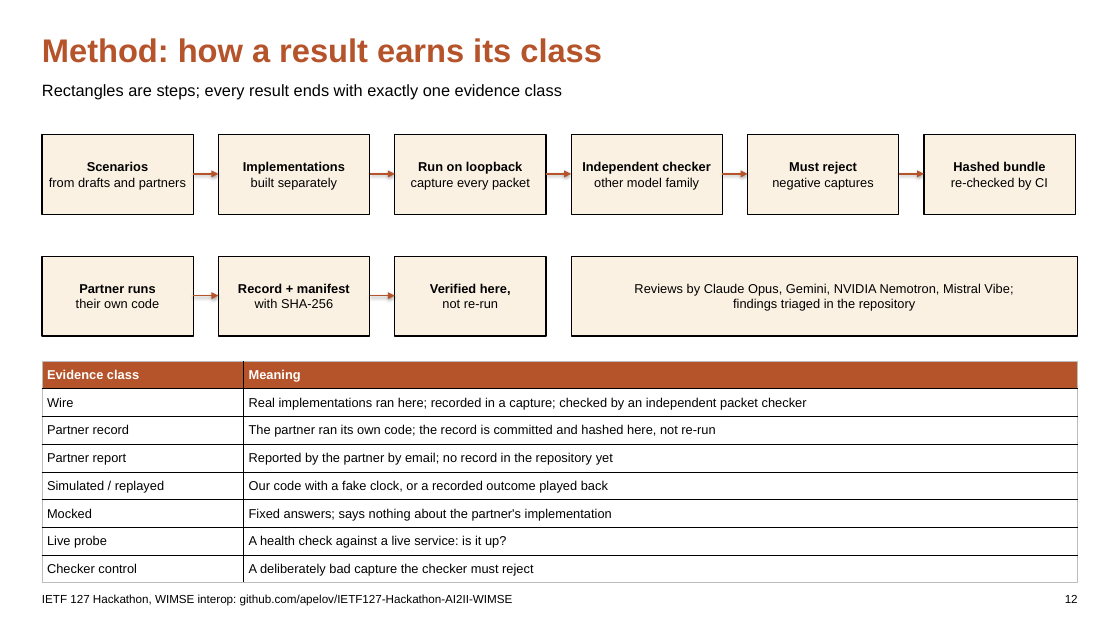
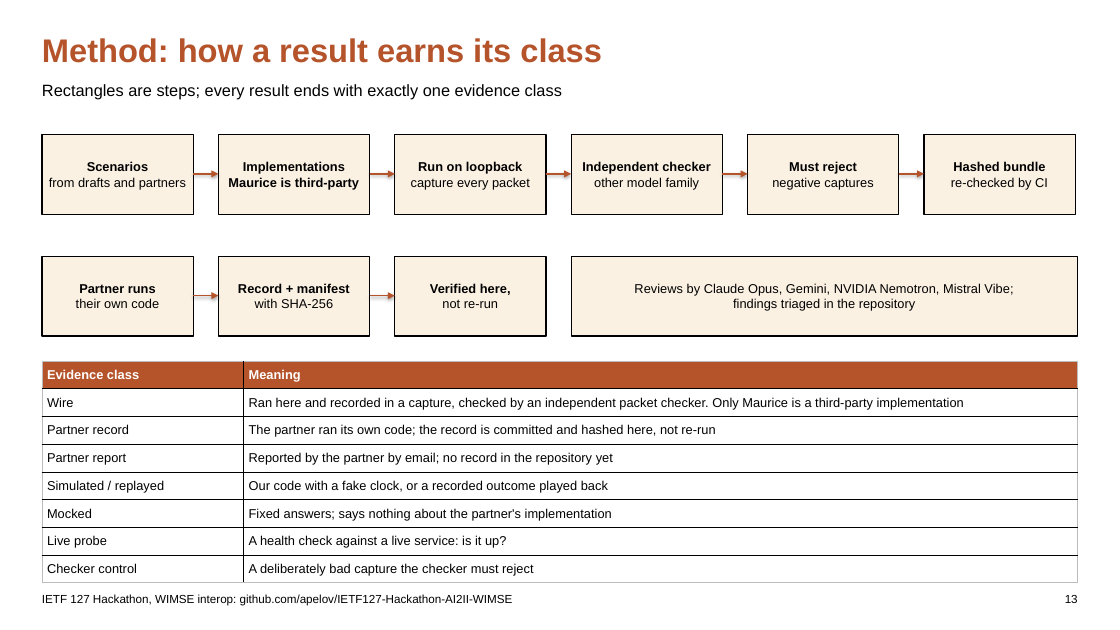
Before and after one commit to apelov/IETF127-Hackathon-AI2II-WIMSE, a slide deck: slide 13 of IETF127_WIMSE_Session.pptx (slide 12 before the commit). Drawn at 1120x630 pixels with LibreOffice and Linux fonts; fonts in the diff are those of the drawing. Boxes give left, top, right and bottom in pixels: in the first picture for what was removed or moved away, otherwise in the second. Text is boxed around its words. In the diff, an @@ line names an element or a change of style, - is before the commit and + after.

```diff
--- a/IETF127_WIMSE_Session.pptx
+++ b/IETF127_WIMSE_Session.pptx
@@ text in rectangle at [228,177,359,190]: text changed; bold on @@
-built separately
+Maurice is third-party
@@ table at [42,361,1078,583] @@
-row 2, column 2: Real implementations ran here; recorded in a capture; checked by an independent packet checker
+row 2, column 2: Ran here and recorded in a capture, checked by an independent packet checker. Only Maurice is a third-party implementation
@@ text at [1065,595,1078,603]: text changed @@
-12
+13
```
Also in this commit, not shown: 11 other slides changed, 1 slide added, 5 other files.
